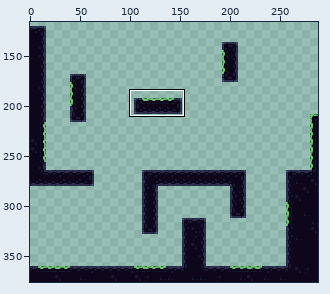
Two versions of one sprite sheet, map/ldtk/testmap/simplified/Level_0/IntGrid.png. Above: a wide view before the commit, with the close-up outlined.
Close-up. The starting point:
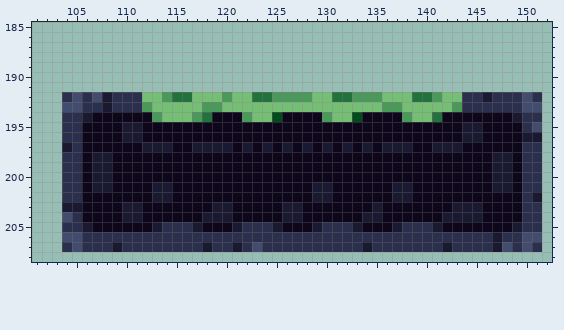
The file is 288x376 pixels. Colours within 5 levels of each other are drawn and written as one. Shown: x 101..152, y 185..208. The wide view leaves out empty margins.
Now the later version:
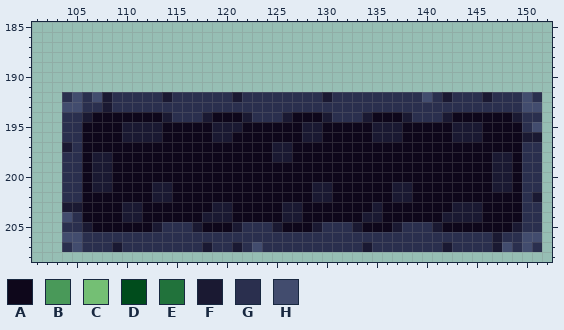
Palette (. is transparent): A #0e071b  B #499959  C #74bf74  D #004c1c  E #21723b  F #1a1932  G #2a2f4e  H #424c6e
Diff:
y 192: x 112..143 CCBEECCCBCCEEBBBBCCEEBBBCCCEEBCC -> GGFGGGGGGFGGGGGGGGFGGGGGGGGGHGFG
y 193: x 112..143 BCCCCCBBCCCCCCCCCCCCCCCCBBCCCCCB -> GGGGGGGGGGGGGGGGGGGGGGGGGGGGGGGG
y 194: x 113..118 BCCCBE -> AFGGGF; x 122..126 BCCDA -> FGGGF; x 130..134 BCCDA -> FGGGF; x 138..142 BCCEA -> FGGGF
y 195: x 112..113 AA -> FF; x 119..121 AAA -> FFF; x 128..129 AA -> FF; x 135..137 AAA -> FFF; x 143 A -> F
y 196: x 112..113 AA -> FF; x 119..120 AA -> FF; x 128..129 AA -> FF; x 135..137 AAA -> FFF; x 143 A -> F
y 197: x 112..114 FFF -> AAA; x 117..120 FFFF -> AAAA; x 122 F -> A; x 124..125 FA -> AF; x 128 F -> A; x 130 F -> A; x 132 F -> A; x 134 F -> A; x 136..138 FFF -> AAA; x 141..143 FFF -> AAA
y 198: x 125..126 AA -> FF
Boxes around the changes in both close-ups, in picture pixels (x1, y1, x2, y2):
changed: (142, 92, 462, 162)
